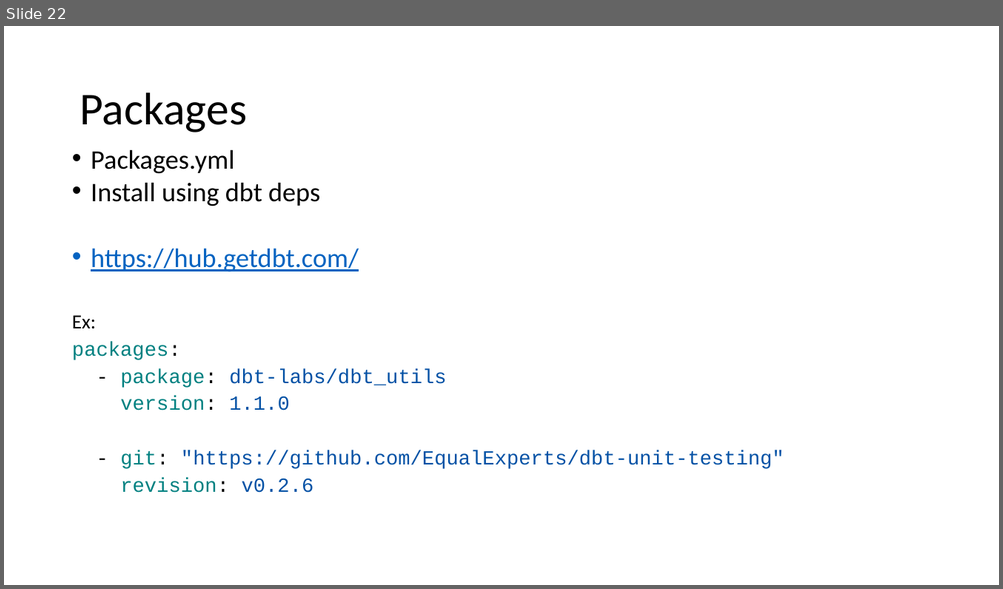
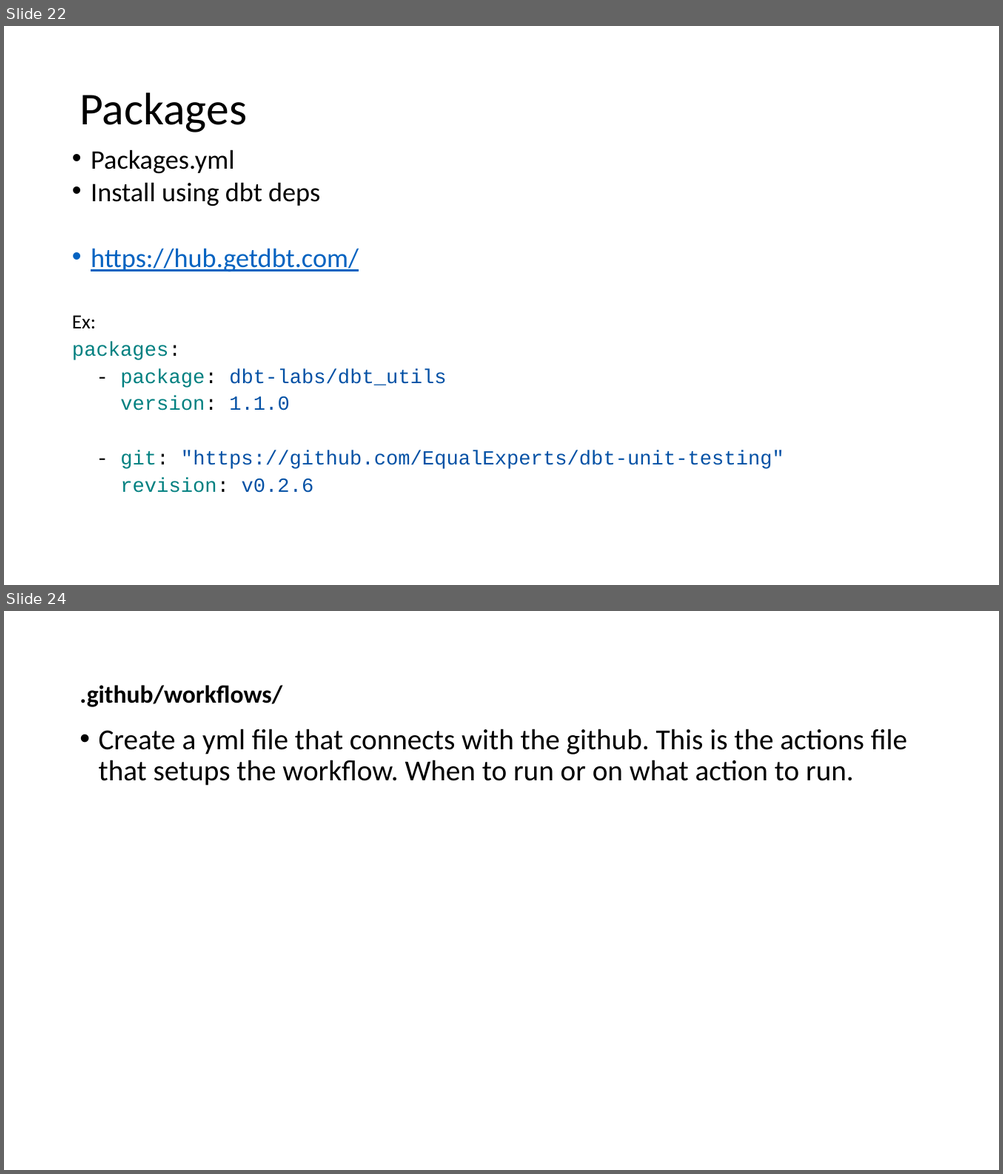
Before and after one commit to Amar-AIcloud/dbt_snowflake, a slide deck: DBT training.pptx. Shown one above the other, each under a label of ours: slide 22 before the commit, slides 22 and 24 after it; the slides between them are not shown. The pictures are 1003x589 and 1003x1174 pixels, drawn with LibreOffice and Linux fonts; fonts in the diff are those of the drawing. Boxes give left, top, right and bottom in pixels: in the first picture for what was removed or moved away, otherwise in the second. Text is boxed around its words. In the diff, an @@ line names an element or a change of style, - is before the commit and + after.

Commit message:
setup github actions

```diff
--- a/DBT training.pptx
+++ b/DBT training.pptx
@@ slide 24 added at bbox=[4, 611, 999, 1170], background #FFFFFF @@
@@ title added at bbox=[79, 685, 282, 707], 24 pt, text #000000, bold @@
+.github/workflows/
@@ text added at bbox=[99, 729, 907, 786], 28 pt, text #000000 @@
+• Create a yml file that connects with the github. This is the actions file that setups the workflow. When to run or on what action to run.
```
Also in this commit, not shown: 2 other slides added, 3 other files.
